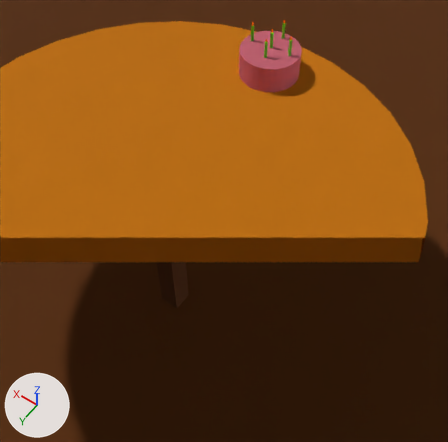
Renders of the glTF model assets/birthday.glb from each side of a commit.
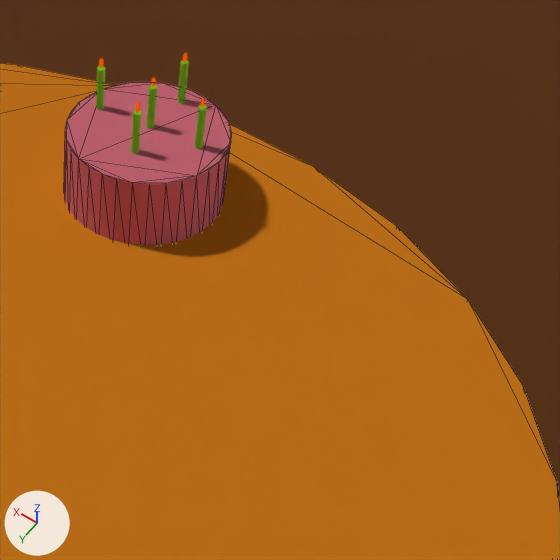
Old and new are each drawn from a camera (50 mm lens) standing at (-1.689, 1.744, 4.187) and looking at (-0.398, -0.064, 1.347) and again close up on the part from 48% to 95% of the width and 0% to 48% of the height. Lighting does not change. The marker at lower left points along +X, +Y and +Z. The close-ups show mesh edges as thin lines. Everything nearer to the camera than a plane just in front of the edit is cut away. Where no turn or scale is listed for an object, it has been applied to the vertices.
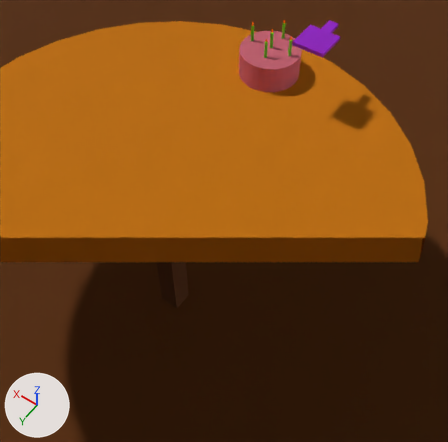
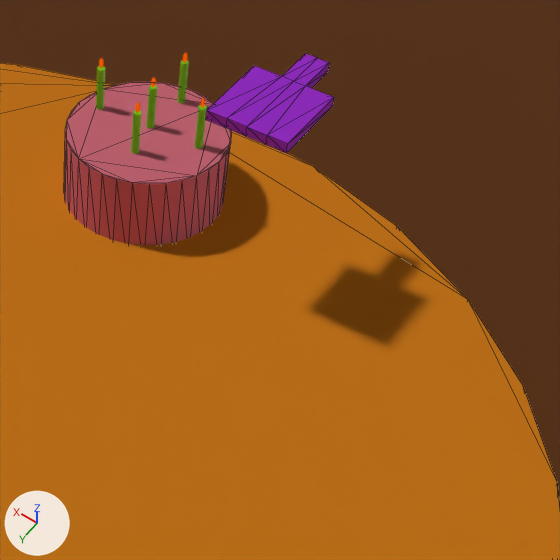
Commit message: Grabbable paddle

The change in detail:
Material 'PaddleMat' (mat_paddlemat) is new.
Its base color is (0.429, 0.0243, 0.8) (purple #af2be7).
Its roughness is 1.0.
Mesh me_cube_008 is new.
It has 26 vertices, 48 faces and spans x -0.1..0.1, y -0.205..0.1, z -0.012..0.012.
It uses material mat_paddlemat (purple #af2be7).
Object 'Paddle' (ob_paddle) is new; it shows me_cube_008.
Its location is (-0.365, -1.024, 2.006).

Where the change shows, as pixel boxes [x1, y1, x2, y2] in the close-ups (560 x 560 px):
'Paddle', added (purple)
    after: [206, 54, 334, 153]
